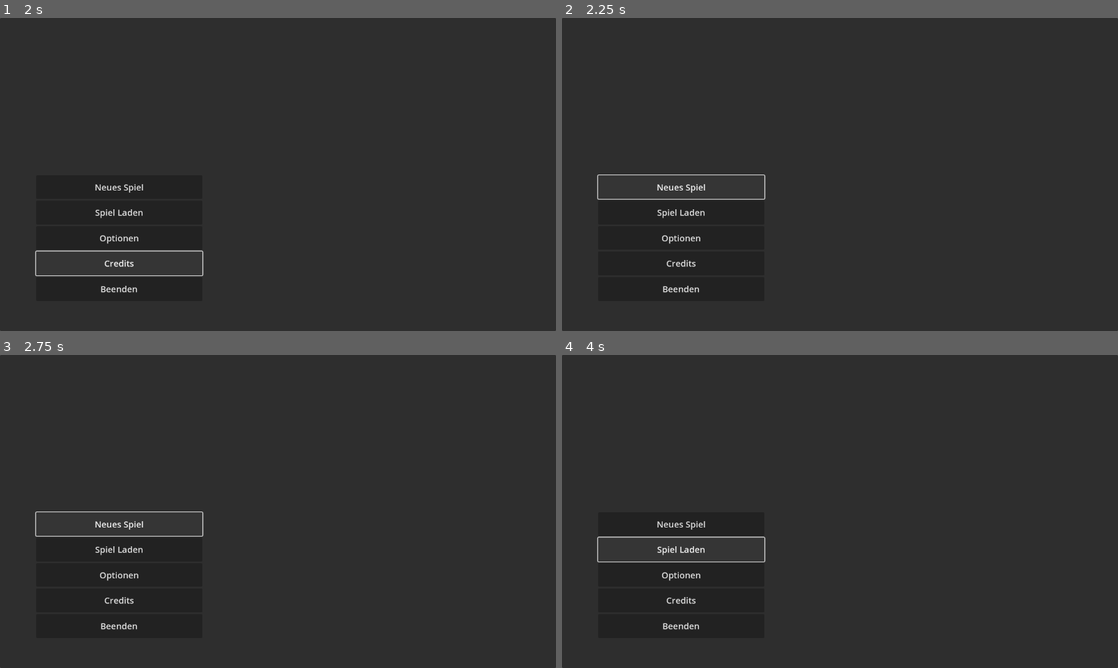
Above: before the commit, frames 1-4 (two rows, left to right).
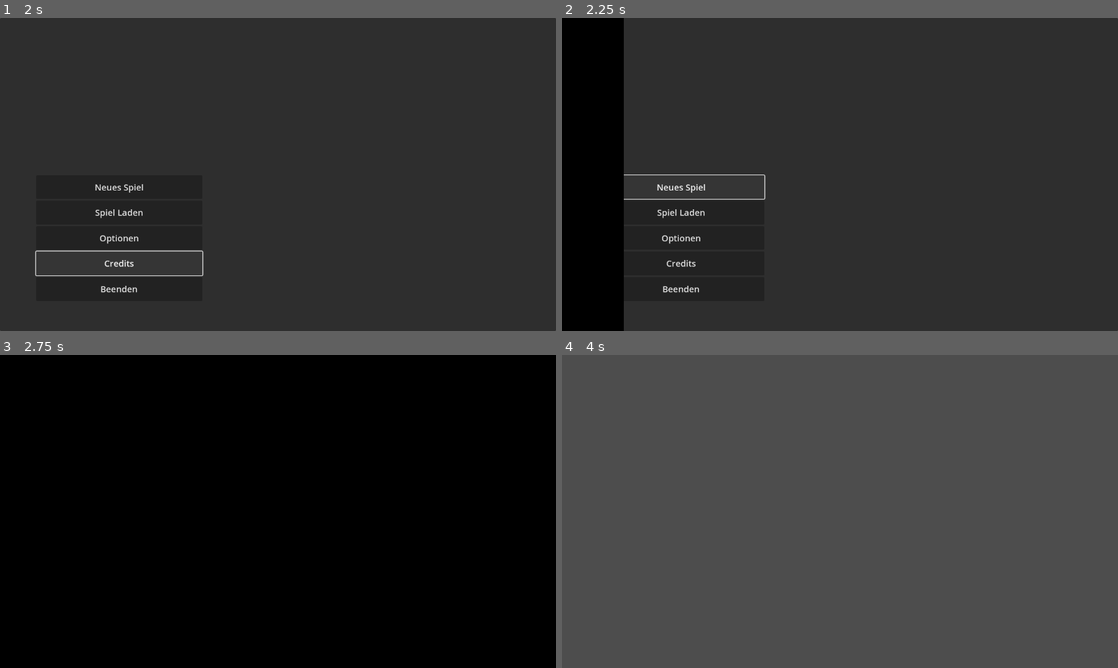
Above: after the commit, the same moments.

Repository: Shre1n/dont-forget
Game: Godot game, scene res://ui/menu.tscn
The game is run twice, just before and just after one commit, with the same random seed, the same clock (stepped at 60 frames per second) and the same inputs. Before the commit the project has no main scene; this scene is started directly in both runs.
Inputs (mouse positions are in pixels of both pictures, inside the frame that each line leads up to):
- Up to frame 1 (2 s): click "Optionen" at 0.5 s; click "Credits" at 1.25 s
- Up to frame 2 (2.25 s): click "Neues Spiel" at 2 s
- Up to frame 3 (2.75 s): no input
- Up to frame 4 (4 s): click "Neues Spiel" at 2.75 s; click (678, 549) at 3.5 s, where only the run before the commit has a clickable "Spiel Laden"

Frame 1 is identical in both runs. In frame 2, 11% of the frame differs, in the area x 0-12%, y 0-100%; in frame 3, 100%, in the area x 0-100%, y 0-100%; in frame 4, 98%.

Commit message:
V1.2.2
Menu, Neues Spiel Funktion hinzugefügt.
Scene Manager funktioniert, mit Übergang.
Tutorial Scene angelegt, Inhalte bis auf Test Image fehlen.

Diff:
--- a/dont-forget/game.tscn
+++ b/dont-forget/game.tscn
@@ -1,8 +1,11 @@
-[gd_scene load_steps=2 format=3 uid="uid://cvi4bctnbdpax"]
+[gd_scene load_steps=3 format=3 uid="uid://cvi4bctnbdpax"]
 
 [ext_resource type="Script" path="res://scripte/game_manager.gd" id="1_brvfy"]
+[ext_resource type="PackedScene" uid="uid://bmouk0ih436em" path="res://scenes/tutorial.tscn" id="2_v58es"]
 
 [node name="Game_Manager" type="Node2D" groups=["game_manager"]]
 script = ExtResource("1_brvfy")
 
 [node name="Level_Folder" type="Node2D" parent="."]
+
+[node name="tutorial" parent="Level_Folder" instance=ExtResource("2_v58es")]
--- a/dont-forget/project.godot
+++ b/dont-forget/project.godot
@@ -11,6 +11,7 @@
 [application]
 
 config/name="Dont Forget"
+run/main_scene="res://ui/menu.tscn"
 config/features=PackedStringArray("4.3", "Forward Plus")
 
 [autoload]
--- /dev/null
+++ b/dont-forget/scenes/tutorial.tscn
@@ -0,0 +1,26 @@
+[gd_scene load_steps=4 format=3 uid="uid://bmouk0ih436em"]
+
+[ext_resource type="Script" path="res://scripte/level.gd" id="1_howbq"]
+[ext_resource type="Texture2D" uid="uid://c2g3xrawrqbt1" path="res://assets/Download.jpeg" id="2_56ewd"]
+
+[sub_resource type="SpriteFrames" id="SpriteFrames_x17dd"]
+animations = [{
+"frames": [{
+"duration": 1.0,
+"texture": ExtResource("2_56ewd")
+}, {
+"duration": 1.0,
+"texture": null
+}],
+"loop": true,
+"name": &"default",
+"speed": 5.0
+}]
+
+[node name="tutorial" type="Node2D"]
+script = ExtResource("1_howbq")
+
+[node name="AnimatedSprite2D" type="AnimatedSprite2D" parent="."]
+position = Vector2(579, 306)
+sprite_frames = SubResource("SpriteFrames_x17dd")
+autoplay = "default"
--- /dev/null
+++ b/dont-forget/scripte/level.gd
@@ -0,0 +1,11 @@
+class_name Level extends Node2D
+
+
+# Called when the node enters the scene tree for the first time.
+func _ready():
+	pass # Replace with function body.
+
+
+# Called every frame. 'delta' is the elapsed time since the previous frame.
+func _process(delta):
+	pass
--- a/dont-forget/ui/menu.gd
+++ b/dont-forget/ui/menu.gd
@@ -1,11 +1,29 @@
-extends Control
+class_name StartScreen extends Control
 
+@export var game_manager : Game_Manager
 
-# Called when the node enters the scene tree for the first time.
 func _ready():
 	pass # Replace with function body.
 
-
-# Called every frame. 'delta' is the elapsed time since the previous frame.
 func _process(delta):
 	pass
+
+
+func _on_start_button_pressed():
+	SceneManager.swap_scenes("res://game.tscn",get_tree().root,self,"wipe_to_right")
+
+
+func _on_load_button_pressed():
+	pass # Replace with function body.
+
+
+func _on_options_button_pressed():
+	pass # Replace with function body.
+
+
+func _on_credits_button_pressed():
+	pass # Replace with function body.
+
+
+func _on_quit_button_pressed():
+	pass # Replace with function body.
--- a/dont-forget/ui/menu.tscn
+++ b/dont-forget/ui/menu.tscn
@@ -83,3 +83,9 @@
 tooltip_text = "Beenden"
 theme_override_font_sizes/font_size = 20
 text = "Beenden"
+
+[connection signal="pressed" from="Panel/Panel/VBoxContainer/Start_Button" to="." method="_on_start_button_pressed"]
+[connection signal="pressed" from="Panel/Panel/VBoxContainer/Load_Button" to="." method="_on_load_button_pressed"]
+[connection signal="pressed" from="Panel/Panel/VBoxContainer/Options_Button" to="." method="_on_options_button_pressed"]
+[connection signal="pressed" from="Panel/Panel/VBoxContainer/Credits_Button" to="." method="_on_credits_button_pressed"]
+[connection signal="pressed" from="Panel/Panel/VBoxContainer/Quit_Button" to="." method="_on_quit_button_pressed"]
Binary file added: dont-forget/assets/Download.jpeg
Not shown, added: dont-forget/assets/Download.jpeg.import
